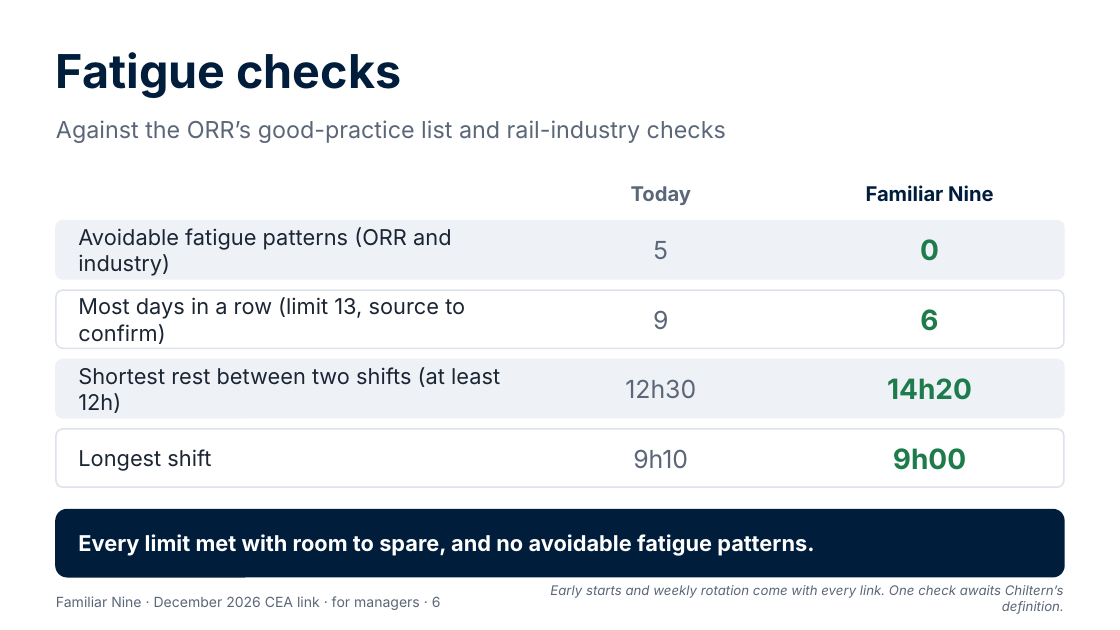
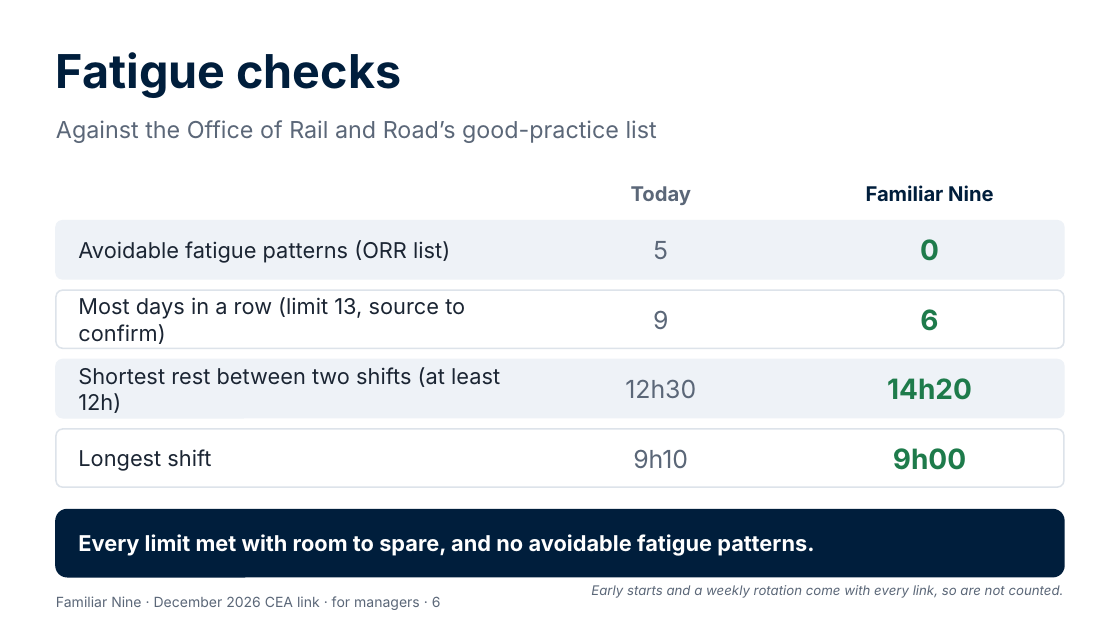
Before and after one commit to Garethdavidmiller/roster-app, a slide deck: slide 6 of docs/proposals/presentations/Familiar-Nine-for-managers.pptx. Drawn at 1120x630 pixels with LibreOffice and Linux fonts; fonts in the diff are those of the drawing. Boxes give left, top, right and bottom in pixels: in the first picture for what was removed or moved away, otherwise in the second. Text is boxed around its words. In the diff, an @@ line names an element or a change of style, - is before the commit and + after.

```diff
--- a/docs/proposals/presentations/Familiar-Nine-for-managers.pptx
+++ b/docs/proposals/presentations/Familiar-Nine-for-managers.pptx
@@ text at bbox=[56, 120, 657, 143]: text changed @@
-Against the ORR’s good-practice list and rail-industry checks
+Against the Office of Rail and Road’s good-practice list
@@ text at bbox=[78, 240, 450, 263]: text changed @@
-Avoidable fatigue patterns (ORR and industry)
+Avoidable fatigue patterns (ORR list)
@@ text at bbox=[591, 585, 1064, 598]: text changed @@
-Early starts and weekly rotation come with every link. One check awaits Chiltern’s definition.
+Early starts and a weekly rotation come with every link, so are not counted.
```
Also in this commit, not shown: 4 other slides changed, 37 other files.
